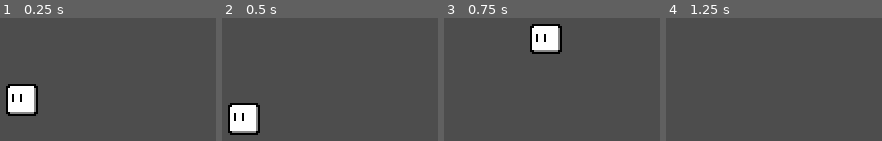
Above: before the commit, frames 1-4 (left to right).
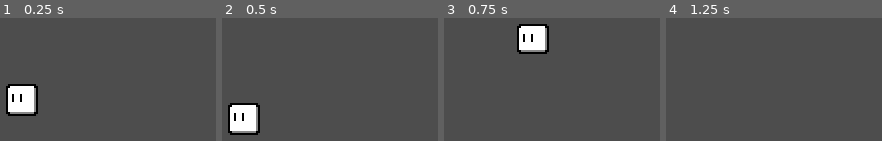
Above: after the commit, the same moments.

Repository: zimlewis/PSFGJ
Game: Godot game, scene res://test.tscn
The game is run twice, just before and just after one commit, with the same random seed, the same clock (stepped at 60 frames per second) and the same inputs. The project has no main scene, so this scene is started directly.
Inputs:
- Up to frame 1 (0.25 s): no input
- Up to frame 2 (0.5 s): no input
- Up to frame 3 (0.75 s): tap Enter (ui_accept) at 0.5 s; hold Right (ui_right) from 0.53 s (still down)
- Up to frame 4 (1.25 s): keep holding Right (ui_right); tap Enter (ui_accept) at 0.77 s

Frames 1-2 are identical in both runs. In frame 3, 3.6% of the frame differs, in the area x 33-55%, y 4-30%; in frame 4, nothing differs.

Commit message:
added acceleration and decceleration

Diff:
--- a/player/player.gd
+++ b/player/player.gd
@@ -3,6 +3,8 @@
 
 const SPEED = 200.0
 const JUMP_VELOCITY = -400.0
+const ACCELERATION = 40
+const DECCELERATION: = 60
 
 
 func _physics_process(delta: float) -> void:
@@ -21,8 +23,8 @@
 	# As good practice, you should replace UI actions with custom gameplay actions.
 	var direction := Input.get_axis("ui_left", "ui_right")
 	if direction:
-		velocity.x = direction * SPEED
+		velocity.x = move_toward(velocity.x, direction * SPEED, ACCELERATION)
 	else:
-		velocity.x = move_toward(velocity.x, 0, SPEED)
+		velocity.x = move_toward(velocity.x, 0, DECCELERATION)
 
 	move_and_slide()
